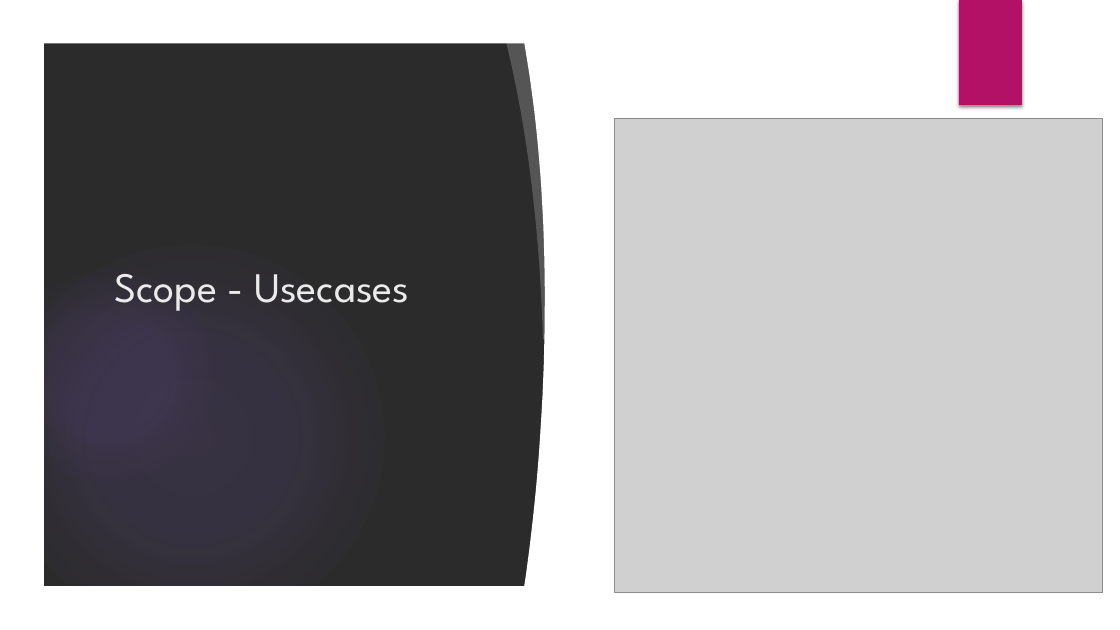
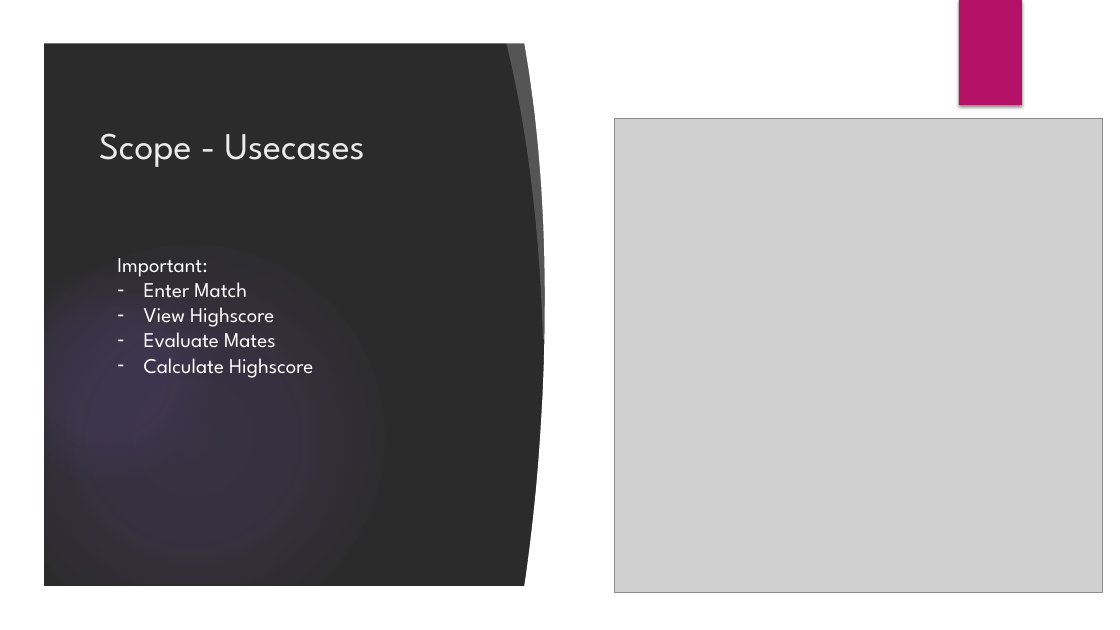
Before and after one commit to tenniskonig/Dokumentation, a slide deck: slide 4 of Tenniskönig.pptx (slide 3 before the commit). Drawn at 1120x630 pixels with LibreOffice and Linux fonts; fonts in the diff are those of the drawing; grey boxes stand for pictures; background and template pictures are left out; a plain dark background stands for a picture behind light text. Boxes give left, top, right and bottom in pixels: in the first picture for what was removed or moved away, otherwise in the second. Text is boxed around its words. In the diff, an @@ line names an element or a change of style, - is before the commit and + after.

```diff
--- a/Tenniskönig.pptx
+++ b/Tenniskönig.pptx
@@ title "Scope - Usecases": place and size @@
-title "Scope - Usecases" at <box>114,274,410,311</box>
+title "Scope - Usecases" at <box>99,133,365,167</box>
@@ title "Scope - Usecases" at <box>99,133,365,167</box>: size 36 to 32.4 pt @@
@@ text added at <box>117,258,313,378</box>, 18 pt, text #FFFFFF @@
+Important:
+– Enter Match
+– View Highscore
+– Evaluate Mates
+– Calculate Highscore
```
Also in this commit, not shown: 2 other slides changed, 16 slides added, 1 slide removed, 1 other file.
